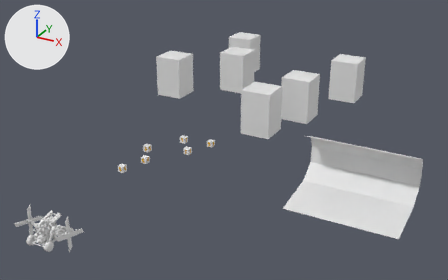
Before and after pictures for a commit that changed the Blender file elems/kart.blend.
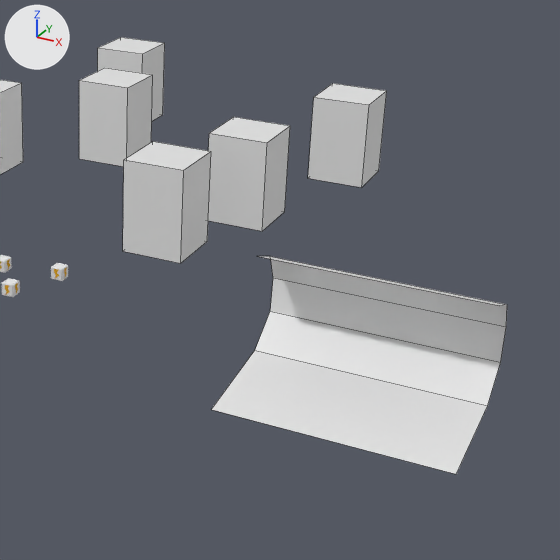
Each version appears first whole from a camera (50 mm lens) standing at (91.6, -86.0, 78.8) and looking at (6.2, 69.1, 1.3), and next in a close-up on the part from 41% to 100% of the width and 5% to 100% of the height. Arrows for +X, +Y and +Z are at upper left; the lights stay in place. The close-ups show mesh edges as thin lines.

The older version as bpy lines, for what is in view:
```python
me_cube_004 = bpy.data.meshes.new('Cube.004')
me_cube_004.from_pydata(...)  # a box spanning x -1.0..1.0, y -1.0..1.0, z -1.0..1.0
me_cube_008 = bpy.data.meshes.new('Cube.008')
me_cube_008.from_pydata(...)  # a box spanning x -1.0..1.0, y -1.0..1.0, z -1.0..1.0
me_plane = bpy.data.meshes.new('Plane')
me_plane.from_pydata(...)  # 12 vertices, 5 faces; spans x -1.0..1.0, y -1.0..2.09, z 0.0..3.6
ob_obstacle_000 = bpy.data.objects.new('obstacle.000', me_cube_004)
ob_obstacle_000.parent = ob_tests
ob_obstacle_000.location = (-37.17, 108.5, 4.935)
ob_obstacle_000.scale = (5.07, 5.07, 7.65)
ob_obstacle_003 = bpy.data.objects.new('obstacle.003', me_cube_008)
ob_obstacle_003.parent = ob_tests
ob_obstacle_003.location = (15.35, 108.0, 4.935)
ob_obstacle_003.scale = (5.07, 5.07, 7.65)
ob_plane_001 = bpy.data.objects.new('Plane.001', me_plane)
ob_plane_001.parent = ob_tests
ob_plane_001.location = (51.94, 51.42, -2.644)
ob_plane_001.scale = (15.1, 6.23, 4.4)
# also in view: 'obstacle.005' at (-27.1, 148.2, 4.9); 'obstacle.001' at (9.2, 89.5, 4.9); 'obstacle.002' at (-18.6, 125.3, 4.9); 'obstacle.004' at (23.2, 135.9, 4.9)
```
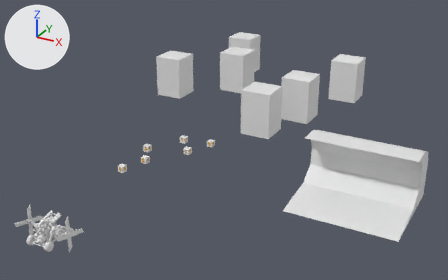
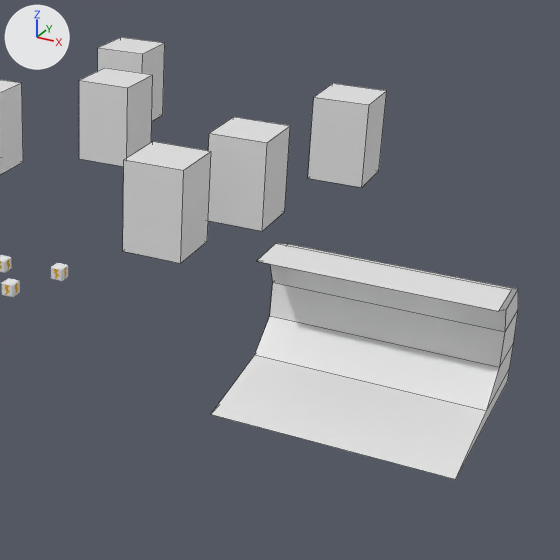
Pixel boxes [x1, y1, x2, y2] of what changed, in the close-ups (560 x 560 px):
'Plane.001', reshaped (8% taller)
    before: [211, 256, 507, 474]
    after: [211, 243, 518, 479]

What changed in the scene script:
```text
Change me_plane:
    used by ob_plane_001; parent = ob_tests; location = (51.94, 51.42, -2.644); scale = (15.1, 6.23, 4.4)
    remove me_plane.from_pydata(...)  # 12 vertices, 5 faces; spans x -1.0..1.0, y -1.0..2.09, z 0.0..3.6
    add me_plane.from_pydata(...)  # 24 vertices, 22 faces; spans x -1.0..1.0, y -1.0..3.26, z -0.16..3.44
    me_plane part 1: the whole mesh is rebuilt
```
